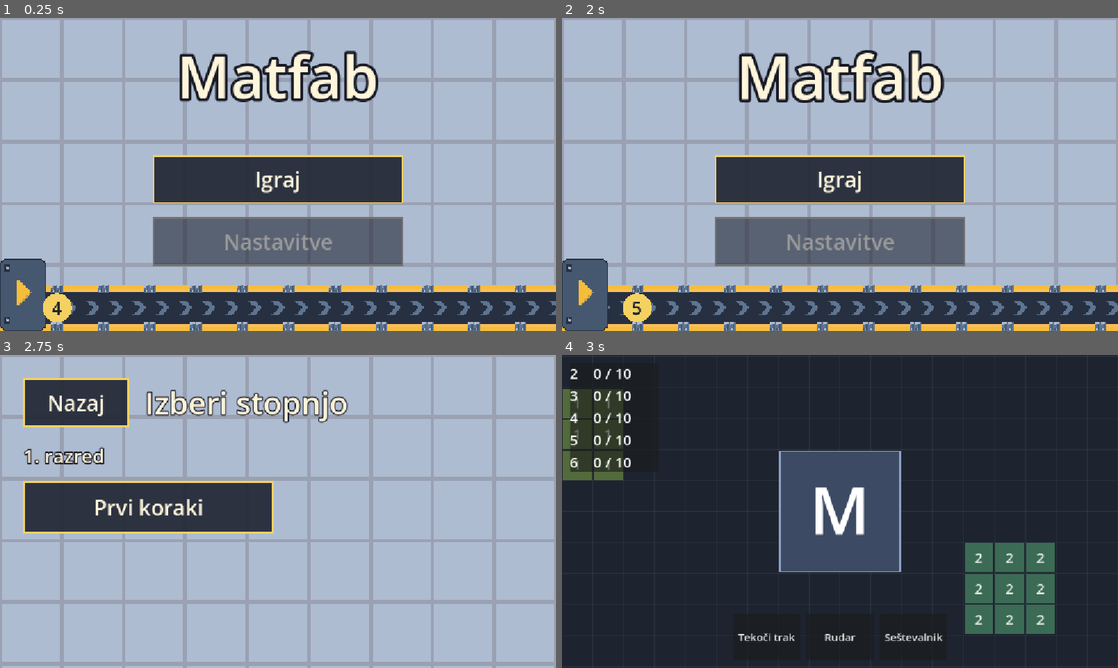
Above: before the commit, frames 1-4 (two rows, left to right).
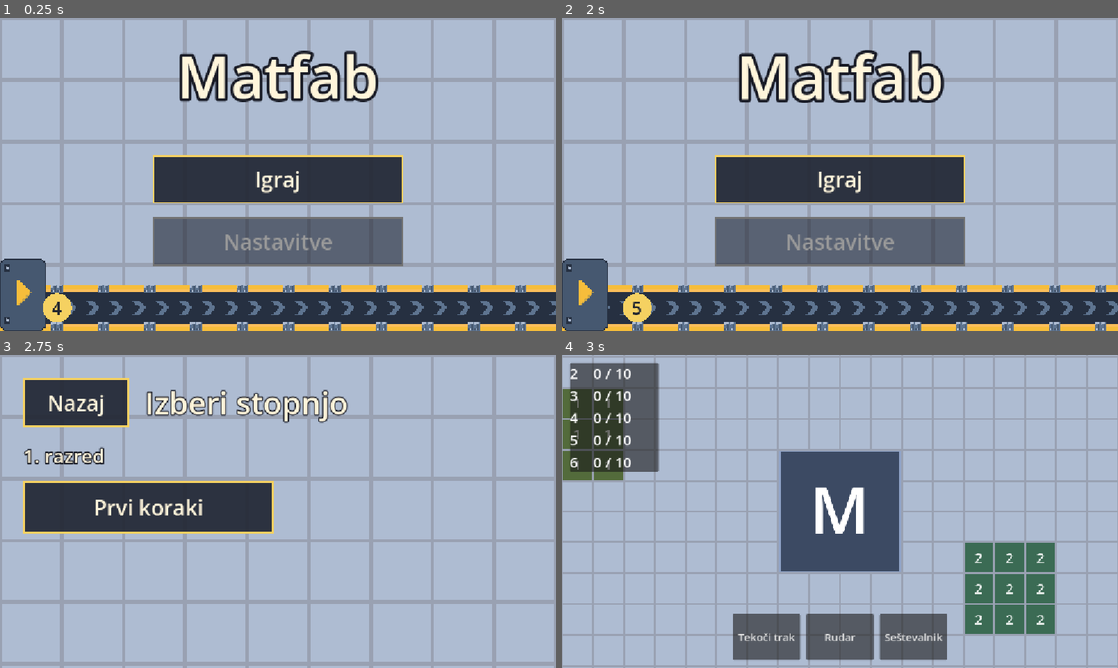
Above: after the commit, the same moments.

Repository: Maksim3l/MatFab
Game: Godot game, scene res://ui/main_menu.tscn
Same seed, same stepped clock (60 frames per second), same inputs: the game is played once before the commit and once after it.
Inputs:
- Up to frame 1 (0.25 s): no input
- Up to frame 2 (2 s): click "Igraj" at 0.5 s; click "Nazaj" at 1.25 s
- Up to frame 3 (2.75 s): click "Igraj" at 2 s
- Up to frame 4 (3 s): click "Prvi koraki" at 2.75 s

Frames 1-3 are identical in both runs. In frame 4, 84% of the frame differs, in the area x 0-100%, y 0-100%.

Commit message:
View: Draw belt sprites and ground tiles from the real assets

Diff:
--- a/view/building_view.gd
+++ b/view/building_view.gd
@@ -4,10 +4,10 @@
 const BORDER_COLOR := Color("8fa3c7")
 const SYMBOL_COLOR := Color.WHITE
 const SYMBOL_FONT_SIZE := 34
-const BELT_COLOR := Color("4a5160")
-const BELT_EDGE_COLOR := Color("2a2f38")
-const ARROW_COLOR := Color("c9d3e3")
-const BELT_WIDTH := 0.62
+
+const BELT_STRAIGHT := preload("res://assets/real/belt_gor_dol.png")
+const BELT_TURN_RIGHT := preload("res://assets/real/belt_zavoj_desno.png")
+const BELT_TURN_LEFT := preload("res://assets/real/belt_zavoj_levo.png")
 const PORT_COLOR := Color("f0c35a")
 
 var sim: Simulation
@@ -33,15 +33,15 @@
 
 func draw_placeholder(def: BuildingDef, origin: Vector2i, rotation: int, alpha: float, tint := Color.WHITE) -> void:
 	var size := Ports.rotated_size(def.size, rotation)
-	var rect := Grid.cells_rect(origin, size).grow(-4)
 	if def.sprite != null:
-		draw_texture_rect(def.sprite, rect, false, Color(tint, alpha))
-		return
-	draw_rect(rect, FILL_COLOR * tint * Color(1, 1, 1, alpha))
-	draw_rect(rect, BORDER_COLOR * tint * Color(1, 1, 1, alpha), false, 3.0)
-	var font_size := SYMBOL_FONT_SIZE * mini(size.x, size.y)
-	var baseline := rect.position + Vector2(0, rect.size.y * 0.5 + font_size * 0.35)
-	draw_string(ThemeDB.fallback_font, baseline, def.symbol, HORIZONTAL_ALIGNMENT_CENTER, rect.size.x, font_size, Color(SYMBOL_COLOR, alpha))
+		draw_sprite(def, Grid.cells_rect(origin, size).get_center(), rotation, Color(tint, alpha))
+	else:
+		var rect := Grid.cells_rect(origin, size).grow(-4)
+		draw_rect(rect, FILL_COLOR * tint * Color(1, 1, 1, alpha))
+		draw_rect(rect, BORDER_COLOR * tint * Color(1, 1, 1, alpha), false, 3.0)
+		var font_size := SYMBOL_FONT_SIZE * mini(size.x, size.y)
+		var baseline := rect.position + Vector2(0, rect.size.y * 0.5 + font_size * 0.35)
+		draw_string(ThemeDB.fallback_font, baseline, def.symbol, HORIZONTAL_ALIGNMENT_CENTER, rect.size.x, font_size, Color(SYMBOL_COLOR, alpha))
 	var probe := BuildingState.new(def, origin, rotation)
 	for port in def.inputs:
 		if port.source == PortDef.Source.NEIGHBOR:
@@ -61,17 +61,30 @@
 	draw_colored_polygon(PackedVector2Array([base + across, base - across, base + depth]), Color(PORT_COLOR, alpha))
 
 
+func draw_sprite(def: BuildingDef, center: Vector2, rotation: int, color: Color) -> void:
+	var footprint := Vector2(def.size * Grid.CELL_SIZE)
+	if def.sprite_turns % 2 == 1:
+		footprint = Vector2(footprint.y, footprint.x)
+	var texture_size := def.sprite.get_size()
+	var fit := minf(footprint.x / texture_size.x, footprint.y / texture_size.y)
+	draw_turned_texture(def.sprite, center, texture_size * fit, rotation + def.sprite_turns, color)
+
+
+func draw_turned_texture(texture: Texture2D, center: Vector2, size: Vector2, quarter_turns: int, color: Color) -> void:
+	draw_set_transform(center, quarter_turns * PI / 2.0)
+	draw_texture_rect(texture, Rect2(-size / 2.0, size), false, color)
+	draw_set_transform(Vector2.ZERO)
+
+
 func draw_conveyor(cell: Vector2i, input_side: int, front_side: int, alpha: float, tint := Color.WHITE) -> void:
-	var center := Grid.cell_center(cell)
-	var path := PackedVector2Array([
-		center + ConveyorPath.edge_point(input_side) * Grid.CELL_SIZE,
-		center,
-		center + ConveyorPath.edge_point(front_side) * Grid.CELL_SIZE,
-	])
-	draw_polyline(path, BELT_EDGE_COLOR * tint * Color(1, 1, 1, alpha), Grid.CELL_SIZE * (BELT_WIDTH + 0.08), false)
-	draw_polyline(path, BELT_COLOR * tint * Color(1, 1, 1, alpha), Grid.CELL_SIZE * BELT_WIDTH, false)
-	var direction := Vector2(Ports.direction(front_side))
-	var across := direction.orthogonal() * Grid.CELL_SIZE * 0.16
-	var tip := center + direction * Grid.CELL_SIZE * 0.3
-	var back := tip - direction * Grid.CELL_SIZE * 0.2
-	draw_polyline(PackedVector2Array([back + across, tip, back - across]), Color(ARROW_COLOR, alpha * 0.8), 4.0)
+	var texture := BELT_STRAIGHT
+	var art_front := PortDef.Side.UP
+	match posmod(input_side - front_side, 4):
+		1:
+			texture = BELT_TURN_RIGHT
+			art_front = PortDef.Side.RIGHT
+		3:
+			texture = BELT_TURN_LEFT
+			art_front = PortDef.Side.LEFT
+	var size := Vector2.ONE * Grid.CELL_SIZE
+	draw_turned_texture(texture, Grid.cell_center(cell), size, front_side - art_front, Color(tint, alpha))
--- a/view/ground_view.gd
+++ b/view/ground_view.gd
@@ -1,7 +1,6 @@
 class_name GroundView extends Node2D
 
-const GROUND_COLOR := Color("1d2430")
-const GRID_COLOR := Color(1, 1, 1, 0.05)
+const GROUND_TILE := preload("res://assets/real/background.png")
 const ORE_TEXT_COLOR := Color(1, 1, 1, 0.85)
 const ORE_FONT_SIZE := 30
 
@@ -20,12 +19,10 @@
 func _draw() -> void:
 	if sim == null:
 		return
-	var bounds := Grid.cells_rect(sim.bounds.position, sim.bounds.size)
-	draw_rect(bounds, GROUND_COLOR)
-	for x in range(sim.bounds.position.x, sim.bounds.end.x + 1):
-		draw_line(Vector2(x * Grid.CELL_SIZE, bounds.position.y), Vector2(x * Grid.CELL_SIZE, bounds.end.y), GRID_COLOR)
-	for y in range(sim.bounds.position.y, sim.bounds.end.y + 1):
-		draw_line(Vector2(bounds.position.x, y * Grid.CELL_SIZE), Vector2(bounds.end.x, y * Grid.CELL_SIZE), GRID_COLOR)
+
+	for x in range(sim.bounds.position.x, sim.bounds.end.x):
+		for y in range(sim.bounds.position.y, sim.bounds.end.y):
+			draw_texture_rect(GROUND_TILE, Grid.cells_rect(Vector2i(x, y), Vector2i.ONE), false)
 	for cell in sim.ore:
 		var rect := Grid.cells_rect(cell, Vector2i.ONE).grow(-2)
 		draw_rect(rect, ore_color(sim.ore[cell]))
--- a/view/world_view.tscn
+++ b/view/world_view.tscn
@@ -10,6 +10,7 @@
 [ext_resource type="Script" path="res://view/build_tool.gd" id="8_tool"]
 
 [node name="WorldView" type="Node2D"]
+texture_filter = 1
 script = ExtResource("1_world")
 
 [node name="GroundView" type="Node2D" parent="."]
Not shown, added: assets/real/background.png.import
Not shown, added: assets/real/belt_gor_dol.png.import
Not shown, added: assets/real/belt_levo_desno.png.import
Not shown, added: assets/real/belt_zavoj_desno.png.import
Not shown, added: assets/real/belt_zavoj_levo.png.import
Not shown, added: assets/real/tunel_not.png.import
Not shown, added: assets/real/tunel_ven.png.import
Not shown, changed: docs/design.md
